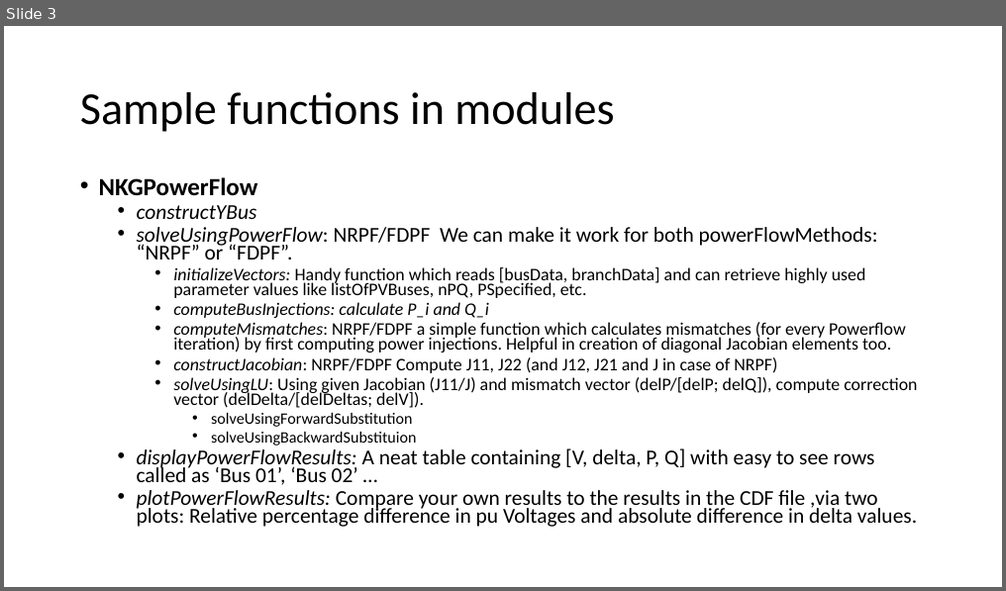
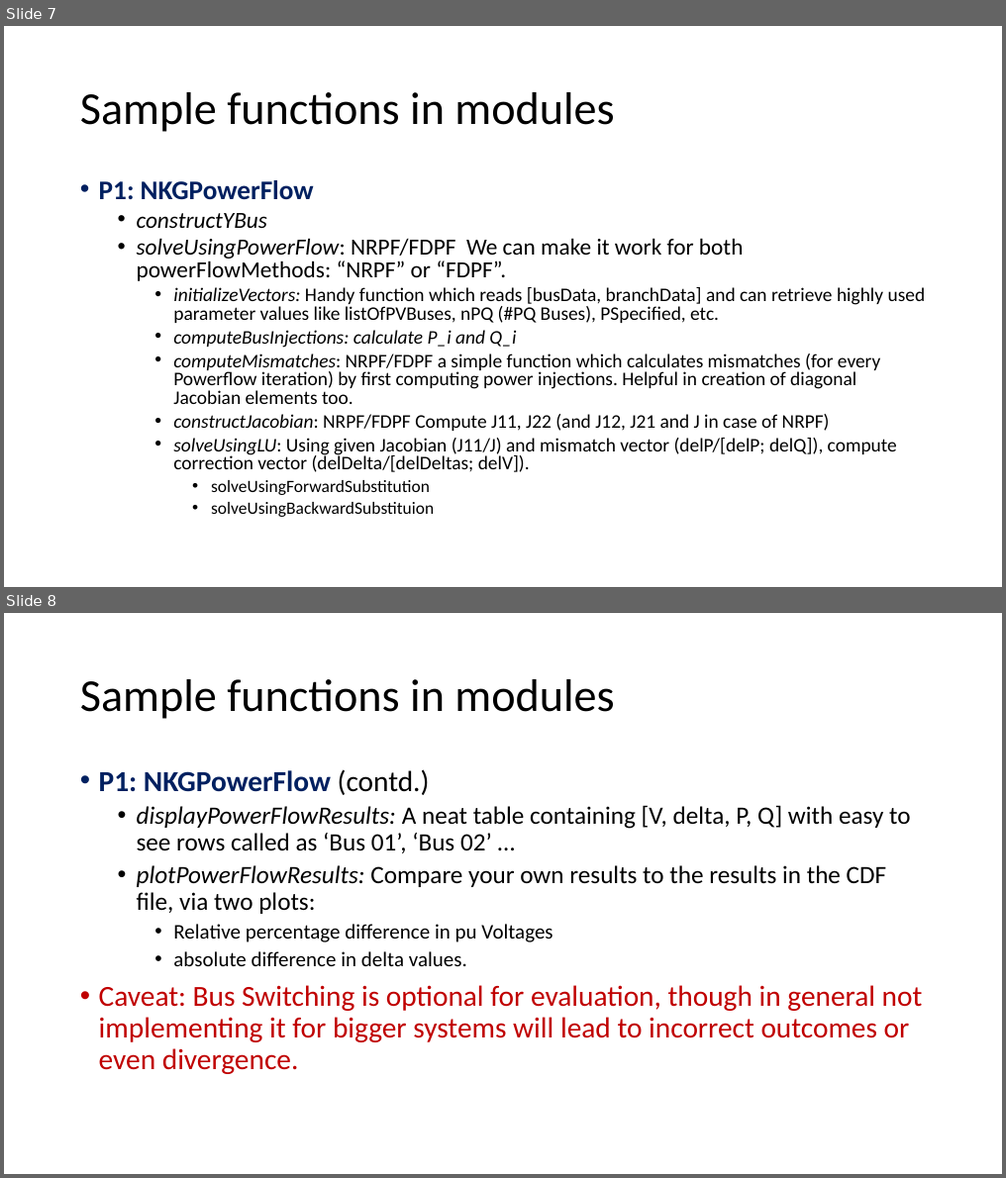
Before and after one commit to Realife-Brahmin/OriginalDocsHub, a slide deck: ee521/plan_for_ee521_in_julia/ee521_julia_plan.pptx. Shown one above the other, each under a label of ours: slide 3 before the commit, slides 7 and 8 after it. The pictures are 1006x591 and 1006x1178 pixels, drawn with LibreOffice and Linux fonts; fonts in the diff are those of the drawing. Boxes give left, top, right and bottom in pixels: in the first picture for what was removed or moved away, otherwise in the second. Text is boxed around its words. In the diff, an @@ line names an element or a change of style, - is before the commit and + after.

Commit message:
first draft finished.

```diff
--- a/ee521/plan_for_ee521_in_julia/ee521_julia_plan.pptx
+++ b/ee521/plan_for_ee521_in_julia/ee521_julia_plan.pptx
@@ slide 8 added at <box>4,613,1002,1174</box>, background #FFFFFF @@
@@ title added at <box>80,679,614,719</box>, 44 pt, text #000000 @@
+Sample functions in modules
@@ text added at <box>99,769,923,1074</box>, 24 pt, text #000000 @@
+• P1: NKGPowerFlow (contd.)
+  • displayPowerFlowResults: A neat table containing [V, delta, P, Q] with easy to see rows called as ‘Bus 01’, ‘Bus 02’ …
+  • plotPowerFlowResults: Compare your own results to the results in the CDF file, via two plots:
+    • Relative percentage difference in pu Voltages
+    • absolute difference in delta values.
+• Caveat: Bus Switching is optional for evaluation, though in general not implementing it for bigger systems will lead to incorrect outcomes or even divergence.
@@ what was slide 3 is now slide 7 @@
@@ slide 7 changed as well @@
@@ text at <box>99,180,314,200</box>: text changed; size 23.8 to 25.9 pt; text colour #000000 to #002060 @@
-• NKGPowerFlow
+• P1: NKGPowerFlow
@@ text at <box>137,213,897,517</box>: size 20.4 to 22.2 pt in "constructYBus", "solveUsingPowerFlow: NRPF/FDPF We can make it work ..."; size 17 to 18.5 pt in "computeBusInjections: calculate P_i and Q_i", "computeMismatches: NRPF/FDPF a simple function which calcula ...", "constructJacobian: NRPF/FDPF Compute J11, J22 (and J12, ...", "solveUsingLU: Using given Jacobian (J11/J) and mismatch ..."; size 15.3 to 16.6 pt in "solveUsingForwardSubstitution", "solveUsingBackwardSubstituion"; line spacing 0.7 to 0.8 @@
@@ text at <box>173,287,926,323</box>: text changed; size 17 to 18.5 pt @@
-    • initializeVectors: Handy function which reads [busData, branchData] and can retrieve highly used parameter values like listOfPVBuses, nPQ, PSpecified, etc.
+    • initializeVectors: Handy function which reads [busData, branchData] and can retrieve highly used parameter values like listOfPVBuses, nPQ (#PQ Buses), PSpecified, etc.
@@ text at <box>137,449,917,527</box>: paragraphs removed @@
-  • displayPowerFlowResults: A neat table containing [V, delta, P, Q] with easy to see rows called as ‘Bus 01’, ‘Bus 02’ …
-  • plotPowerFlowResults: Compare your own results to the results in the CDF file ,via two plots: Relative percentage difference in pu Voltages and absolute difference in delta values.
```
Also in this commit, not shown: 5 other slides changed, 8 other slides added, 2 slides removed.
